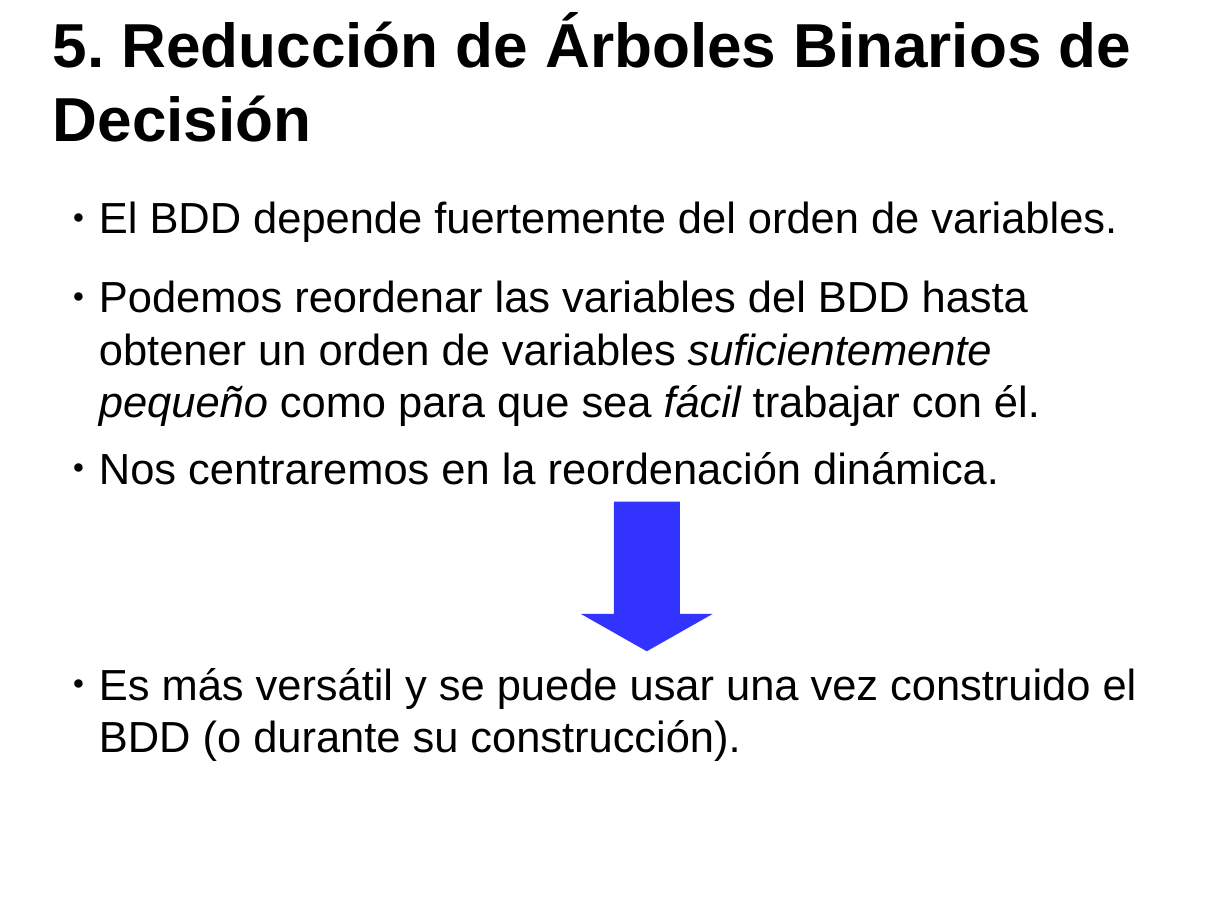
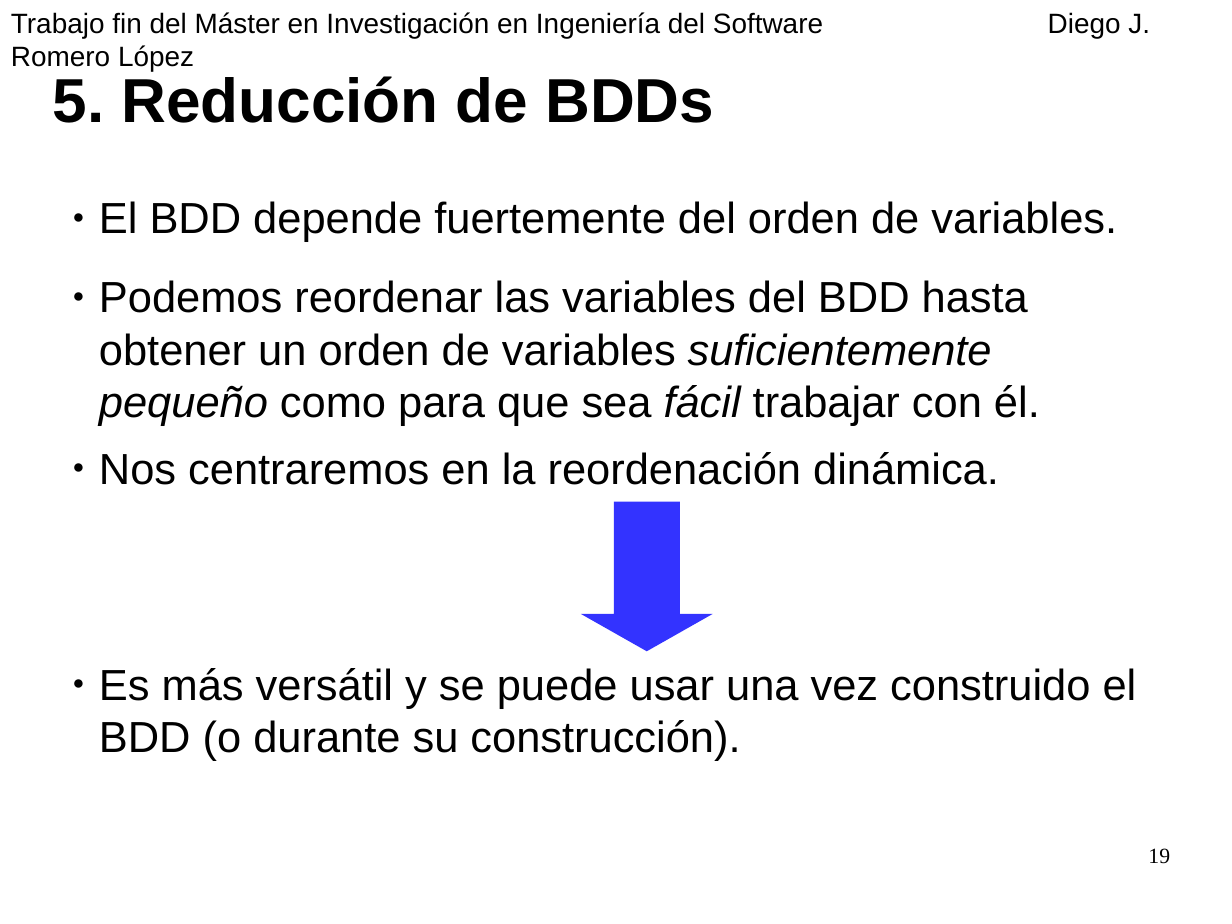
Before and after one commit to diegojromerolopez/djbdd, a slide deck: slide 19 of doc/presentacion.odp (slide 21 before the commit). Drawn at 1232x924 pixels with LibreOffice and Linux fonts; fonts in the diff are those of the drawing. Boxes give left, top, right and bottom in pixels: in the first picture for what was removed or moved away, otherwise in the second. Text is boxed around its words. In the diff, an @@ line names an element or a change of style, - is before the commit and + after.

```diff
--- a/doc/presentacion.odp
+++ b/doc/presentacion.odp
@@ text added at (x1=11, y1=12, x2=1150, y2=38), 18 pt, text #000000 @@
+Trabajo fin del Máster en Investigación en Ingeniería del Software Diego J. Romero López
@@ text at (x1=53, y1=76, x2=714, y2=123): text changed @@
-5. Reducción de Árboles Binarios de Decisión
+5. Reducción de BDDs
@@ page number added at (x1=1148, y1=848, x2=1170, y2=864), 14 pt, text #000000 @@
+19
```
Also in this commit, not shown: 20 other slides changed, 4 slides added, 5 slides removed, 3 other files.
